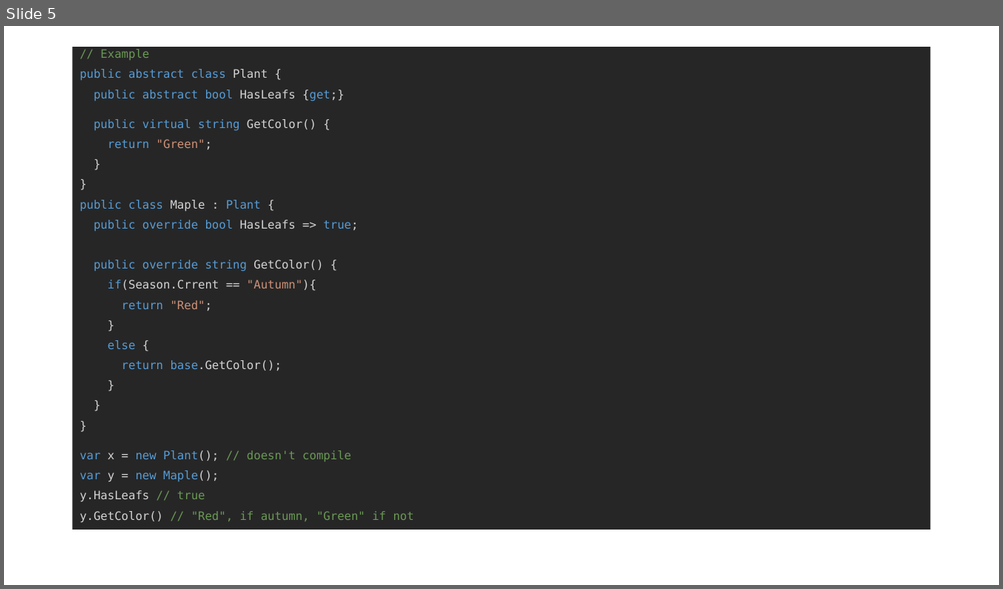
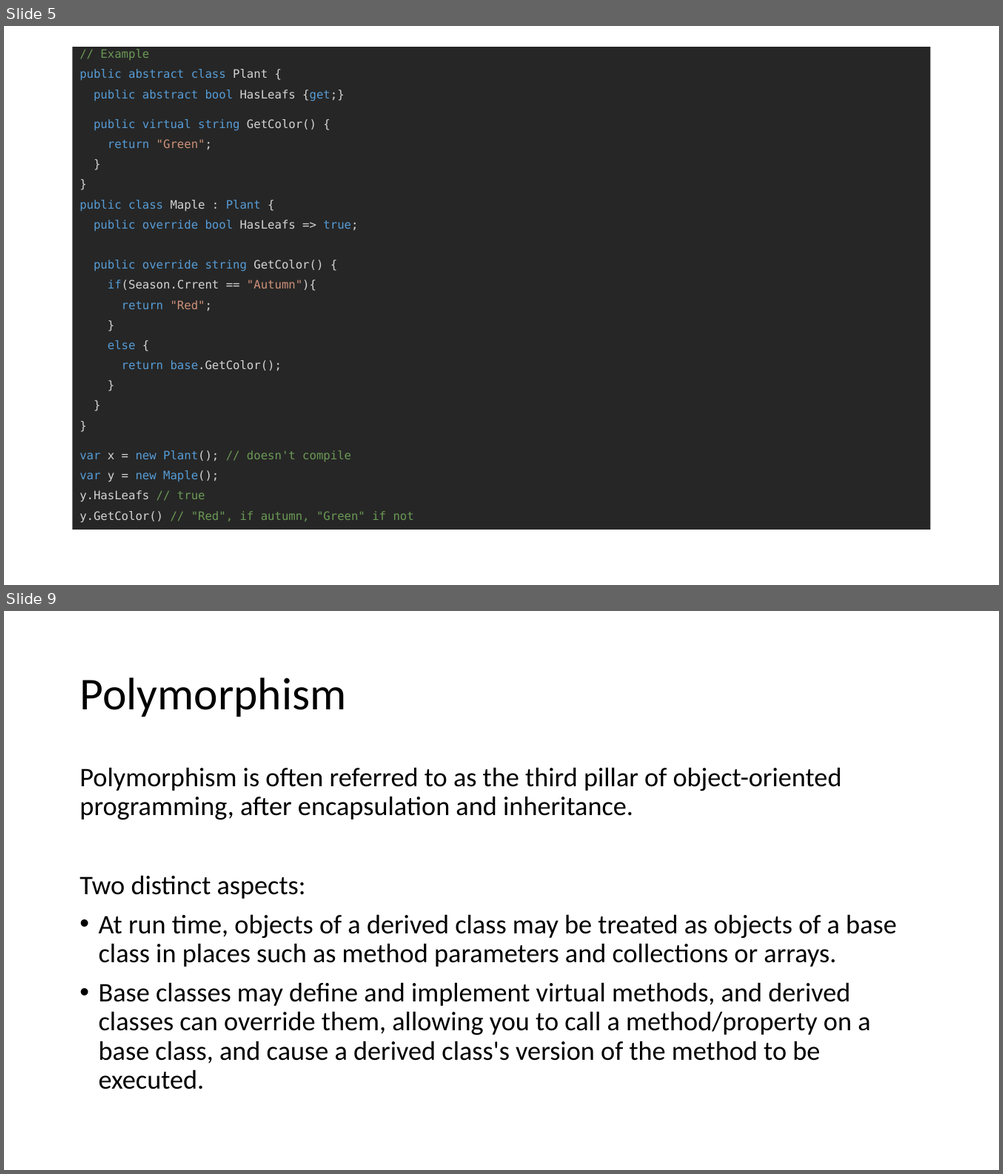
Before and after one commit to jlienSage/CRE-Learn-CS, a slide deck: Slides/Inheritance_Polymorphism.pptx. Shown one above the other, each under a label of ours: slide 5 before the commit, slides 5 and 9 after it; the slides between them are not shown. The pictures are 1003x589 and 1003x1174 pixels, drawn with LibreOffice and Linux fonts; fonts in the diff are those of the drawing. Boxes give left, top, right and bottom in pixels: in the first picture for what was removed or moved away, otherwise in the second. Text is boxed around its words. In the diff, an @@ line names an element or a change of style, - is before the commit and + after.

```diff
--- a/Slides/Inheritance_Polymorphism.pptx
+++ b/Slides/Inheritance_Polymorphism.pptx
@@ slide 9 added at bbox=[4, 611, 999, 1170], background #FFFFFF @@
@@ title added at bbox=[79, 678, 346, 717], 44 pt, text #000000 @@
+Polymorphism
@@ text added at bbox=[79, 767, 896, 1090], 25.9 pt, text #000000 @@
+Polymorphism is often referred to as the third pillar of object-oriented programming, after encapsulation and inheritance.
+Two distinct aspects:
+• At run time, objects of a derived class may be treated as objects of a base class in places such as method parameters and collections or arrays.
+• Base classes may define and implement virtual methods, and derived classes can override them, allowing you to call a method/property on a base class, and cause a derived class's version of the method to be executed.
```
Also in this commit, not shown: 5 other slides added.
